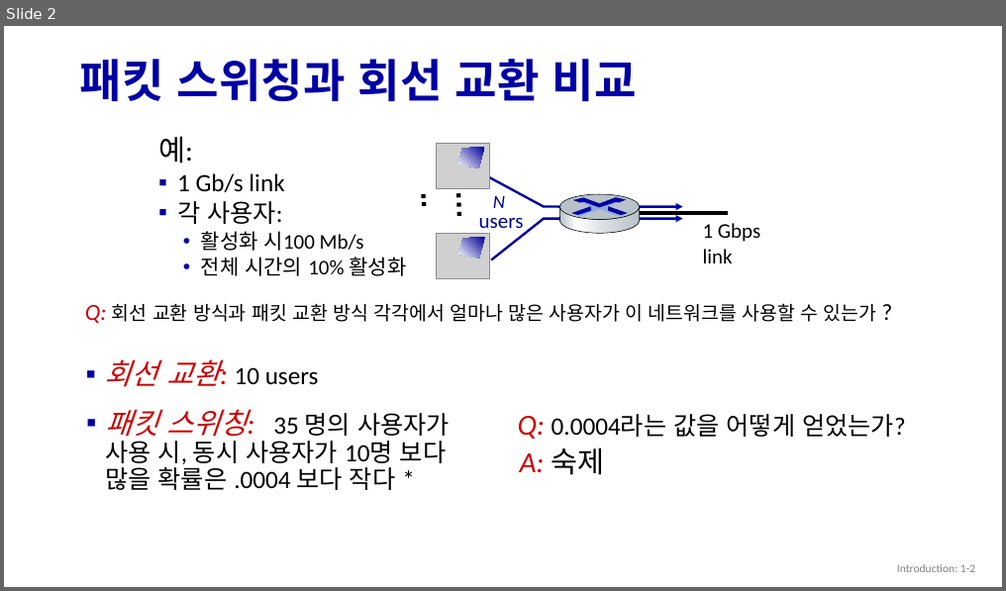
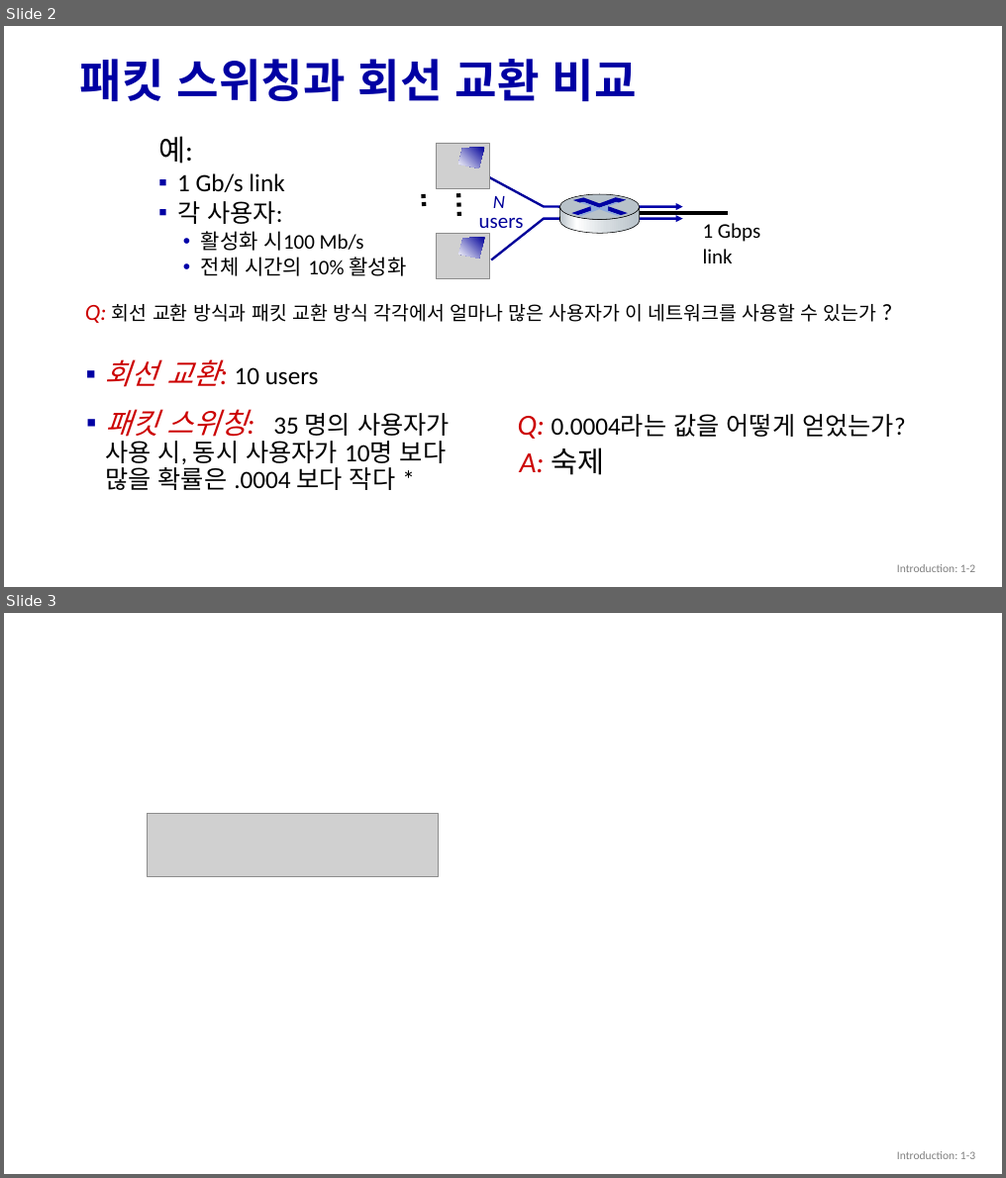
Before and after one commit to coalswn/cmjStudy, a slide deck: Network/숙제.pptx. Shown one above the other, each under a label of ours: slide 2 before the commit, slides 2 and 3 after it. The pictures are 1006x591 and 1006x1178 pixels, drawn with LibreOffice and Linux fonts; fonts in the diff are those of the drawing; grey boxes stand for pictures. Boxes give left, top, right and bottom in pixels: in the first picture for what was removed or moved away, otherwise in the second. Text is boxed around its words. In the diff, an @@ line names an element or a change of style, - is before the commit and + after.

Commit message:
homework add

```diff
--- a/Network/숙제.pptx
+++ b/Network/숙제.pptx
@@ slide 3 added at [4, 613, 1002, 1174], background #FFFFFF @@
@@ picture added at [147, 814, 439, 876] @@
@@ page number added at [897, 1152, 975, 1159], 11 pt, text #808080 @@
+Introduction: 1-3
```
